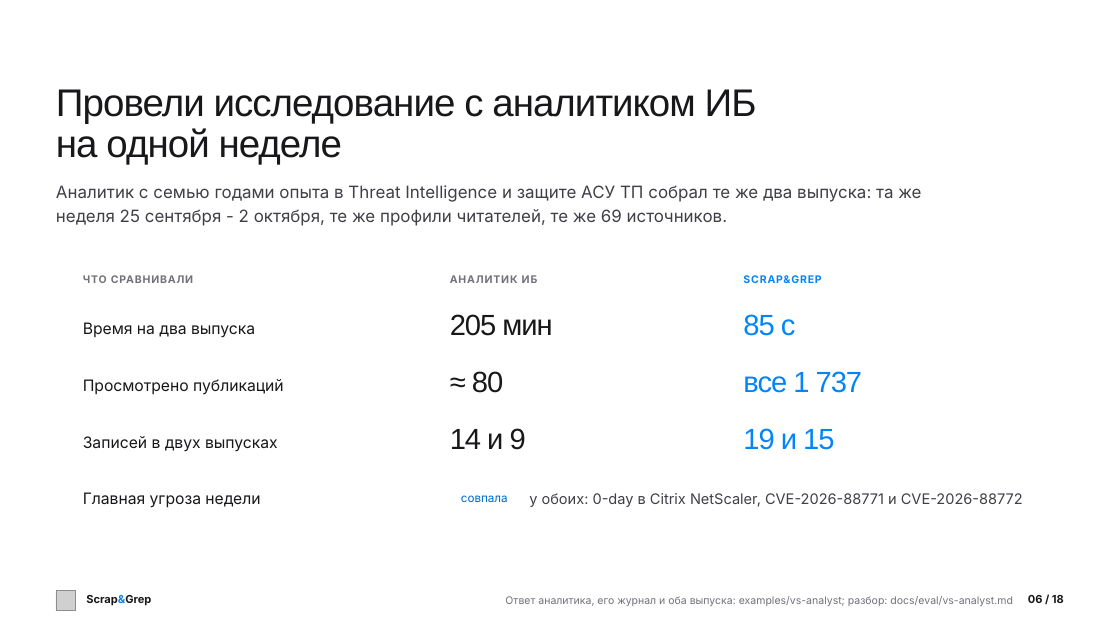
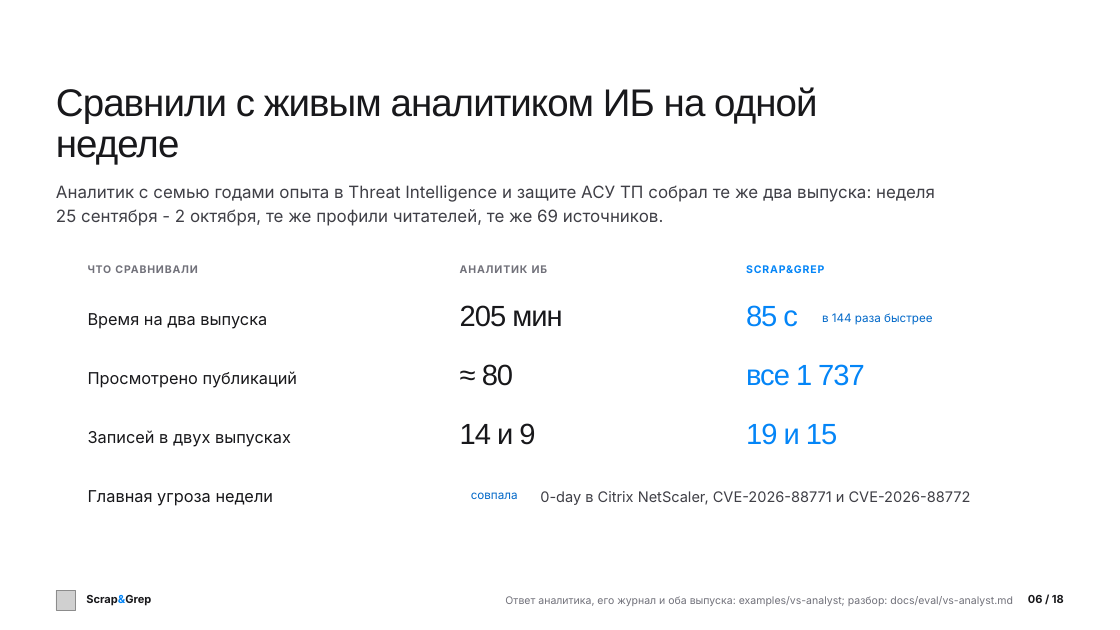
Before and after one commit to verikirill/scrap-and-grep, a slide deck: slide 6 of docs/presentation/scrapgrep.pptx. Drawn at 1120x630 pixels with LibreOffice and Linux fonts; fonts in the diff are those of the drawing; grey boxes stand for pictures; background and template pictures are left out. Boxes give left, top, right and bottom in pixels: in the first picture for what was removed or moved away, otherwise in the second. Text is boxed around its words. In the diff, an @@ line names an element or a change of style, - is before the commit and + after.

Commit message:
docs: deck without repeated facts, a 2026 price slide with sources, even layout
Every fact now stands on one slide: the cover names the audiences, the problem shows sources, publications and the KEV deadline, the speed slide compares models, the analyst study keeps time and coverage, and a new slide prices a digest by analyst and by assistant with six dated sources. Layout checked for equal margins and room above the footer; PPTX carries superscript references.

```diff
--- a/docs/presentation/scrapgrep.pptx
+++ b/docs/presentation/scrapgrep.pptx
@@ text at <box>56,87,817,164</box>: text changed @@
-Провели исследование с аналитиком ИБ
-на одной неделе
+Сравнили с живым аналитиком ИБ на одной
+неделе
@@ text at <box>56,185,935,226</box>: text changed @@
-Аналитик с семью годами опыта в Threat Intelligence и защите АСУ ТП собрал те же два выпуска: та же
-неделя 25 сентября - 2 октября, те же профили читателей, те же 69 источников.
+Аналитик с семью годами опыта в Threat Intelligence и защите АСУ ТП собрал те же два выпуска: неделя
+25 сентября - 2 октября, те же профили читателей, те же 69 источников.
@@ text "ЧТО СРАВНИВАЛИ": place and size @@
-text "ЧТО СРАВНИВАЛИ" at <box>83,275,193,283</box>
+text "ЧТО СРАВНИВАЛИ" at <box>88,265,197,273</box>
@@ text "АНАЛИТИК ИБ": place and size @@
-text "АНАЛИТИК ИБ" at <box>450,275,538,283</box>
+text "АНАЛИТИК ИБ" at <box>460,265,548,273</box>
@@ text "SCRAP&GREP": place and size @@
-text "SCRAP&GREP" at <box>743,275,821,283</box>
+text "SCRAP&GREP" at <box>746,265,824,273</box>
@@ size 13.5 to 14 pt; line spacing 17.6pt to 18.2pt in 4 elements at <box>88,490,274,506</box>, <box>88,430,291,447</box>, <box>88,371,298,388</box>, <box>88,313,267,329</box> @@
@@ text "Время на два выпуска": place and size @@
-text "Время на два выпуска" at <box>83,322,255,338</box>
+text "Время на два выпуска" at <box>88,313,267,329</box>
@@ text "205 мин": place and size @@
-text "205 мин" at <box>450,314,552,336</box>
+text "205 мин" at <box>460,305,562,327</box>
@@ text "85 с": place and size @@
-text "85 с" at <box>743,314,796,336</box>
+text "85 с" at <box>746,305,798,327</box>
@@ text added at <box>822,313,932,325</box>, 10 pt, text #0369C9 @@
+в 144 раза быстрее
@@ text "Просмотрено публикаций": place and size @@
-text "Просмотрено публикаций" at <box>83,379,284,395</box>
+text "Просмотрено публикаций" at <box>88,371,298,388</box>
@@ text "≈ 80": place and size @@
-text "≈ 80" at <box>472,371,503,393</box>
+text "≈ 80" at <box>482,364,513,386</box>
@@ text "все 1 737": place and size @@
-text "все 1 737" at <box>743,371,863,393</box>
+text "все 1 737" at <box>746,364,865,386</box>
@@ text "14 и 9": place and size @@
-text "14 и 9" at <box>450,428,526,450</box>
+text "14 и 9" at <box>460,423,535,445</box>
@@ text "19 и 15": place and size @@
-text "19 и 15" at <box>743,428,834,450</box>
+text "19 и 15" at <box>746,423,837,445</box>
@@ text "совпала": place and size @@
-text "совпала" at <box>461,495,508,502</box>
+text "совпала" at <box>471,492,518,499</box>
@@ text at <box>540,491,971,505</box>: text changed @@
-у обоих: 0-day в Citrix NetScaler, CVE-2026-88771 и CVE-2026-88772
+0-day в Citrix NetScaler, CVE-2026-88771 и CVE-2026-88772
```
Also in this commit, not shown: 15 other slides changed, 2 slides added, 2 slides removed, 5 other files.
